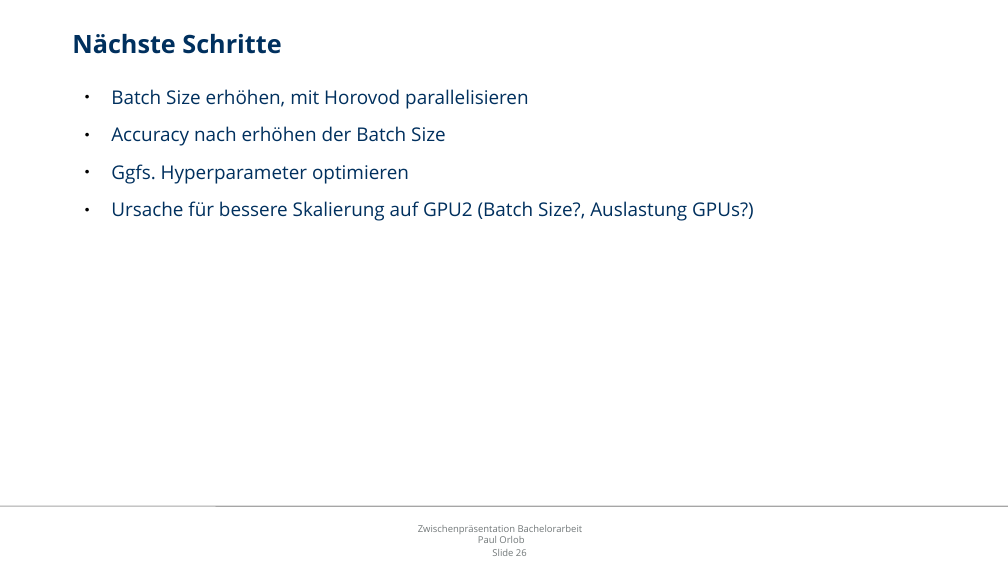
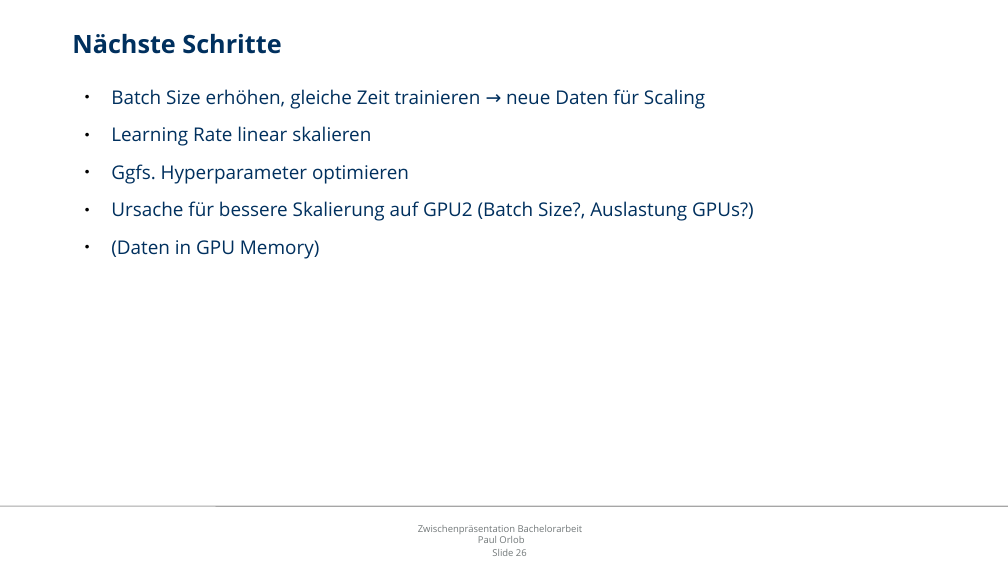
Before and after one commit to orlopau/bachelor-thesis-code, a slide deck: slide 26 of thesis/presentation.odp. Drawn at 1008x567 pixels with LibreOffice and Linux fonts; fonts in the diff are those of the drawing; background and template pictures are left out. Boxes give left, top, right and bottom in pixels: in the first picture for what was removed or moved away, otherwise in the second. Text is boxed around its words. In the diff, an @@ line names an element or a change of style, - is before the commit and + after.

```diff
--- a/thesis/presentation.odp
+++ b/thesis/presentation.odp
@@ text at box(111, 89, 705, 146): text changed @@
-● Batch Size erhöhen, mit Horovod parallelisieren
-● Accuracy nach erhöhen der Batch Size
+● Batch Size erhöhen, gleiche Zeit trainieren → neue Daten für Scaling
+● Learning Rate linear skalieren
@@ text at box(111, 240, 319, 259): paragraph added @@
+● (Daten in GPU Memory)
```
Also in this commit, not shown: 1 other slide changed, 10 other files.
